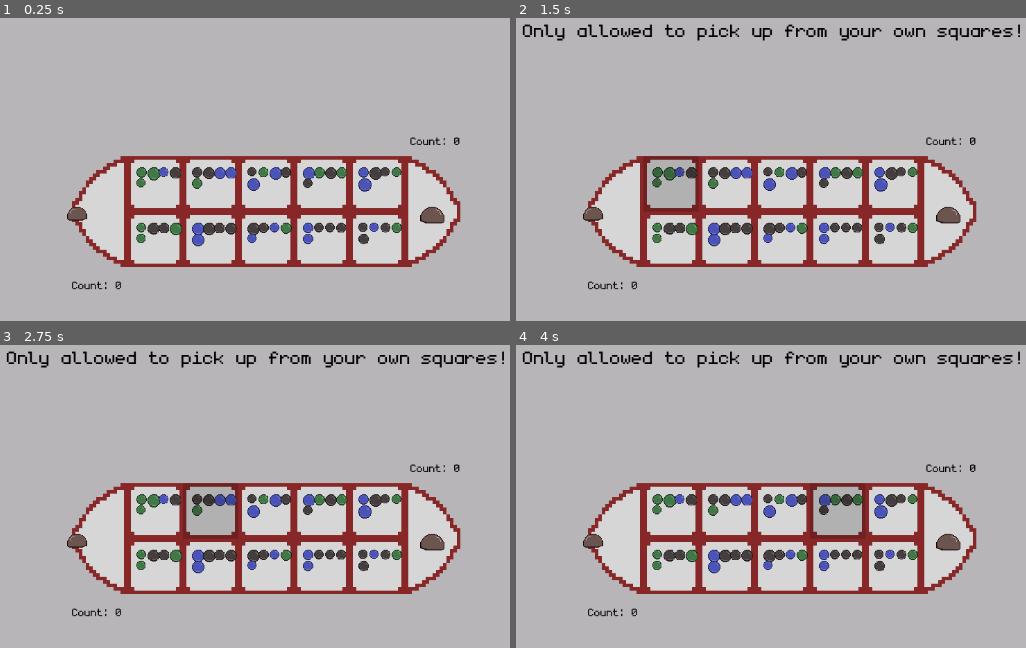
Above: before the commit, frames 1-4 (two rows, left to right).
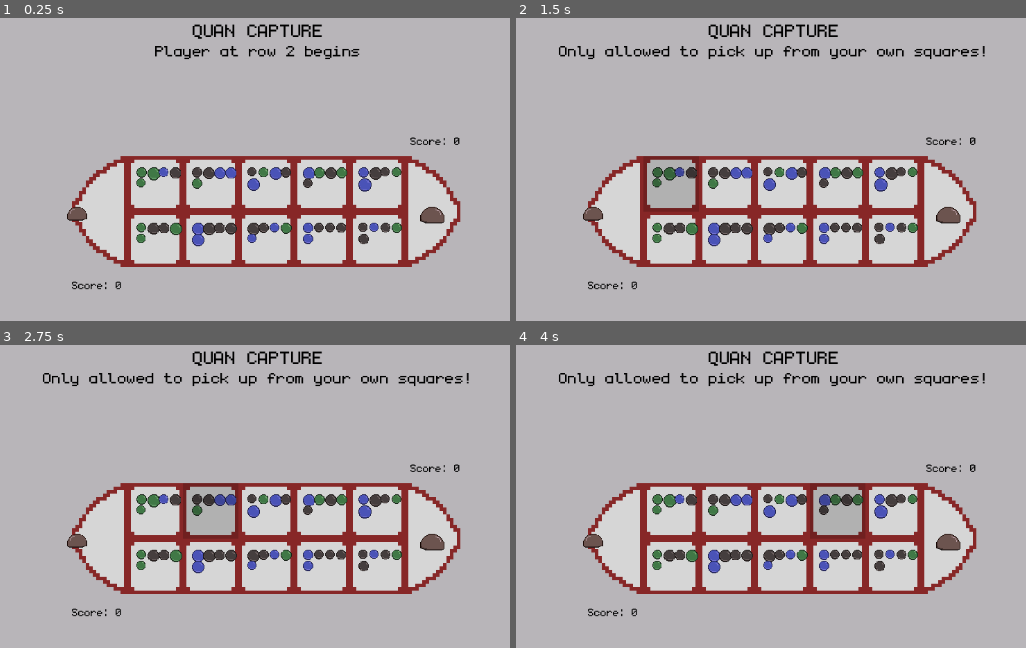
Above: after the commit, the same moments.

Repository: thannicko/QuanCaptureGame
Game: Godot game, scene res://scenes/main.tscn
The game is run twice, just before and just after one commit, with the same random seed, the same clock (stepped at 60 frames per second) and the same inputs.
Inputs (mouse positions are in pixels of both pictures, inside the frame that each line leads up to):
- Up to frame 1 (0.25 s): no input
- Up to frame 2 (1.5 s): tap Enter at 0.5 s; move the mouse to (618, 211) at 0.52 s; click (618, 211) at 0.67 s; tap Space at 1.25 s; move the mouse to (669, 184) at 1.27 s; click (669, 184) at 1.42 s
- Up to frame 3 (2.75 s): tap Enter at 2 s; move the mouse to (209, 511) at 2.02 s; click (209, 511) at 2.17 s
- Up to frame 4 (4 s): tap Space at 2.75 s; move the mouse to (781, 511) at 2.77 s; click (781, 511) at 2.92 s; tap Enter at 3.5 s; move the mouse to (837, 511) at 3.52 s; click (837, 511) at 3.67 s

The runs differ from the first frame. In frame 1, 1.2% of the frame differs, in the area x 14-87%, y 1-90%; in frame 2, 2.9%, in the area x 1-99%, y 1-90%; in frame 3, 2.9%; in frame 4, 2.9%.

Commit message:
Some UI fixes

Diff:
--- a/project.godot
+++ b/project.godot
@@ -10,10 +10,11 @@
 
 [application]
 
-config/name="OAnQuan"
+config/name="Quan Game"
+config/description="Ô ăn quan, a traditional Vietnamese folk game."
 run/main_scene="res://scenes/main.tscn"
 config/features=PackedStringArray("4.3", "Forward Plus")
-config/icon="res://icon.svg"
+config/icon="res://assets/BigRock.png"
 
 [autoload]
 
@@ -26,3 +27,7 @@
 [dotnet]
 
 project/assembly_name="OAnQuan"
+
+[rendering]
+
+textures/canvas_textures/default_texture_filter=0
--- a/scenes/main.tscn
+++ b/scenes/main.tscn
@@ -46,7 +46,7 @@
 theme_override_colors/font_color = Color(0, 0, 0, 1)
 theme_override_fonts/font = ExtResource("6_7svse")
 theme_override_font_sizes/font_size = 24
-text = "Count: 0"
+text = "Score: 0"
 
 [node name="OtherRockPile" type="Node" parent="." node_paths=PackedStringArray("board")]
 script = ExtResource("4_mb1lo")
@@ -66,7 +66,7 @@
 theme_override_colors/font_color = Color(0, 0, 0, 1)
 theme_override_fonts/font = ExtResource("6_7svse")
 theme_override_font_sizes/font_size = 24
-text = "Count: 0"
+text = "Score: 0"
 
 [node name="TurnStateMachine" type="Node" parent="." node_paths=PackedStringArray("board")]
 script = ExtResource("7_dv7pw")
@@ -81,20 +81,35 @@
 [node name="StateTurnNpc" type="Node" parent="TurnStateMachine"]
 script = ExtResource("10_qe6hr")
 
-[node name="PromptLabel" type="Label" parent="."]
-visible = false
+[node name="Title" type="Label" parent="."]
 texture_filter = 1
 anchors_preset = 5
 anchor_left = 0.5
 anchor_right = 0.5
-offset_left = 501.5
+offset_left = 304.5
 offset_top = 24.0
-offset_right = 674.5
+offset_right = 871.5
 offset_bottom = 58.0
 grow_horizontal = 2
 theme_override_colors/font_color = Color(0, 0, 0, 1)
 theme_override_fonts/font = ExtResource("6_7svse")
 theme_override_font_sizes/font_size = 42
-text = "Game prompt"
+text = "QUAN CAPTURE"
+horizontal_alignment = 1
+
+[node name="PromptLabel" type="Label" parent="."]
+texture_filter = 1
+anchors_preset = 5
+anchor_left = 0.5
+anchor_right = 0.5
+offset_left = 304.5
+offset_top = 56.0
+offset_right = 871.5
+offset_bottom = 90.0
+grow_horizontal = 2
+theme_override_colors/font_color = Color(0, 0, 0, 1)
+theme_override_fonts/font = ExtResource("6_7svse")
+theme_override_font_sizes/font_size = 36
+text = "Player at row 2 begins"
 horizontal_alignment = 1
 script = ExtResource("11_emnt8")
--- a/scenes/square.tscn
+++ b/scenes/square.tscn
@@ -14,7 +14,6 @@
 
 [node name="Marker2D" type="Marker2D" parent="."]
 position = Vector2(2.6, 3.2)
-scale = Vector2(1, 1)
 
 [node name="Area2D" type="Area2D" parent="."]
 position = Vector2(8, 8)
--- a/scenes/squarebig.tscn
+++ b/scenes/squarebig.tscn
@@ -14,7 +14,6 @@
 
 [node name="Marker2D" type="Marker2D" parent="."]
 position = Vector2(4.4, 14.6)
-scale = Vector2(1, 1)
 
 [node name="Area2D" type="Area2D" parent="."]
 position = Vector2(8, 8)
